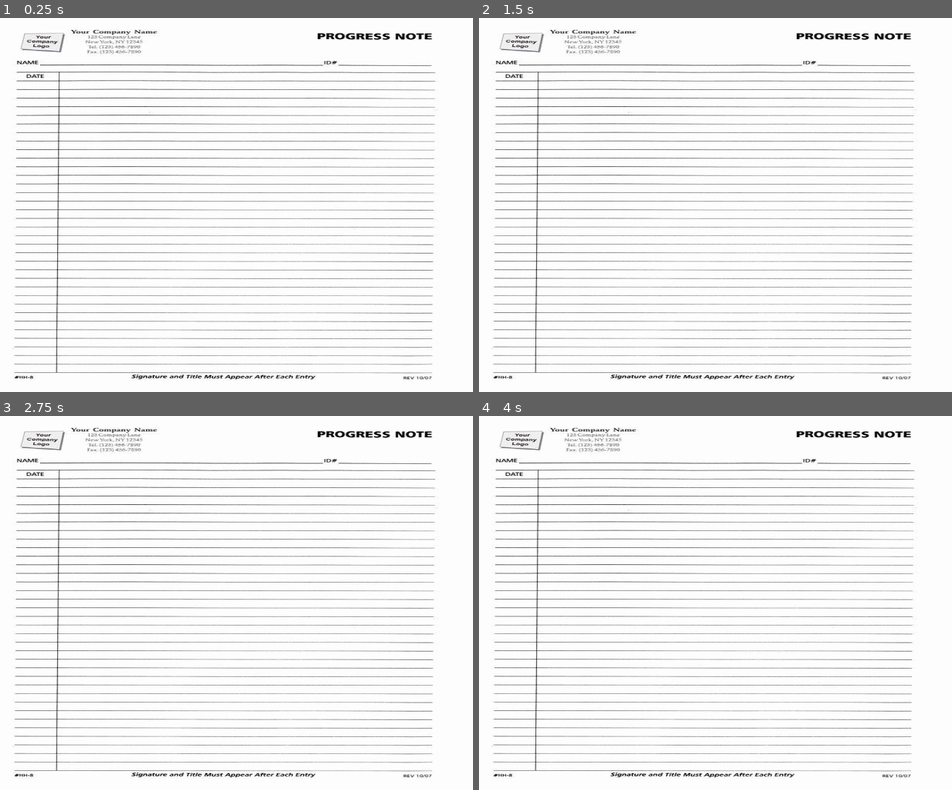
Above: before the commit, frames 1-4 (two rows, left to right).
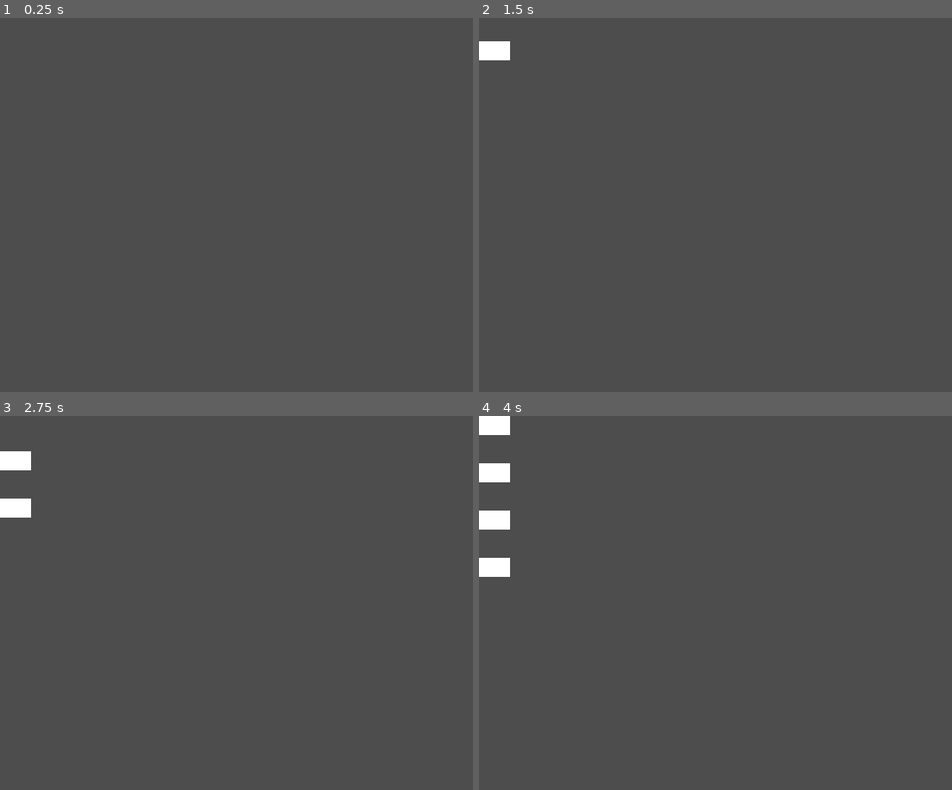
Above: after the commit, the same moments.

Repository: copo12d/Juego-urbe
Game: Godot game, scene res://nivel.tscn
Two runs of this game, one before a commit and one after it. Both use one fixed random seed, a clock stepped at 60 frames per second and the inputs below.
Inputs:
- Up to frame 1 (0.25 s): no input
- Up to frame 2 (1.5 s): tap Enter at 0.5 s
- Up to frame 3 (2.75 s): no input
- Up to frame 4 (4 s): no input

The runs differ from the first frame. In frame 1, 100% of the frame differs, in the area x 0-100%, y 0-100%; in frame 2, 99%; in frame 3, 99%; in frame 4, 98%.

Commit message:
actualizacion mecanicas y spawn
tiene un bug, hay que investigar porque se spawnea en el mismo lugar siempre

Diff:
--- a/math-type/Camera2D.gd
+++ b/math-type/Camera2D.gd
@@ -1,4 +1,6 @@
 extends Node2D
+@onready var spawner_component: SpawnerComponent = $SpawnerComponent
+@onready var marker_2d: Marker2D = $Marker2D
 
 func _ready():
 	var sprite = $Sprite2D  # Asegúrate de que este nombre coincide con el nombre de tu nodo Sprite
@@ -15,3 +17,10 @@
 	# Hacer que la cámara siga al Sprite y establecerla como la actual
 	camera.make_current()
 	camera.position = sprite.position
+
+
+func _on_timer_timeout() -> void:
+	var posicion = Vector2(200.0,1)
+	print(posicion)
+	spawner_component.spawn(posicion)
+	pass # Replace with function body.
--- /dev/null
+++ b/math-type/components/move_component.gd
@@ -0,0 +1,14 @@
+class_name MoveComponent
+extends Node2D
+@export var Actor: Node2D
+@export var Velocity: Vector2
+
+# Called when the node enters the scene tree for the first time.
+func _ready() -> void:
+	pass # Replace with function body.
+
+
+# Called every frame. 'delta' is the elapsed time since the previous frame.
+func _process(delta: float) -> void:
+	Actor.translate(Velocity * delta)
+	pass
--- /dev/null
+++ b/math-type/components/spawner_component.gd
@@ -0,0 +1,18 @@
+class_name SpawnerComponent
+extends Node2D
+
+@export var Scene: PackedScene
+# Called when the node enters the scene tree for the first time.
+func _ready() -> void:
+	pass # Replace with function body.
+
+
+# Called every frame. 'delta' is the elapsed time since the previous frame.
+func _process(delta: float) -> void:
+	pass
+
+func spawn(global_position: Vector2, father = get_tree().current_scene):
+	var mob = Scene.instantiate()
+	father.add_child(mob)
+
+	pass
--- /dev/null
+++ b/math-type/enemigo.tscn
@@ -0,0 +1,17 @@
+[gd_scene load_steps=3 format=3 uid="uid://bchmynv3yrnqk"]
+
+[ext_resource type="Script" path="res://components/move_component.gd" id="1_nrh7u"]
+
+[sub_resource type="CanvasTexture" id="CanvasTexture_5pr56"]
+
+[node name="Enemigo" type="Node2D"]
+
+[node name="MoveComponent" type="Node2D" parent="." node_paths=PackedStringArray("Actor")]
+script = ExtResource("1_nrh7u")
+Actor = NodePath("..")
+Velocity = Vector2(0, 100)
+
+[node name="TextureRect" type="TextureRect" parent="."]
+offset_right = 40.0
+offset_bottom = 40.0
+texture = SubResource("CanvasTexture_5pr56")
--- a/math-type/nivel.tscn
+++ b/math-type/nivel.tscn
@@ -1,14 +1,31 @@
-[gd_scene load_steps=3 format=3 uid="uid://b352dywon5iy0"]
+[gd_scene load_steps=5 format=3 uid="uid://b352dywon5iy0"]
 
 [ext_resource type="Script" path="res://Camera2D.gd" id="1_n3ox0"]
 [ext_resource type="Texture2D" uid="uid://b8n2eehvr4uq7" path="res://img/examen.jpg" id="1_sdtvu"]
+[ext_resource type="Script" path="res://components/spawner_component.gd" id="3_awejt"]
+[ext_resource type="PackedScene" uid="uid://bchmynv3yrnqk" path="res://enemigo.tscn" id="4_jptk8"]
 
 [node name="Nivel" type="Node2D"]
 script = ExtResource("1_n3ox0")
 
 [node name="Sprite2D" type="Sprite2D" parent="."]
+visible = false
 texture = ExtResource("1_sdtvu")
 centered = false
 
 [node name="Camera2D" type="Camera2D" parent="Sprite2D"]
 anchor_mode = 0
+
+[node name="CanvasLayer" type="CanvasLayer" parent="."]
+
+[node name="SpawnerComponent" type="Node2D" parent="."]
+script = ExtResource("3_awejt")
+Scene = ExtResource("4_jptk8")
+
+[node name="Marker2D" type="Marker2D" parent="."]
+position = Vector2(71, 72)
+
+[node name="Timer" type="Timer" parent="."]
+autostart = true
+
+[connection signal="timeout" from="Timer" to="." method="_on_timer_timeout"]
--- /dev/null
+++ b/math-type/script/exercises.gd
@@ -0,0 +1,37 @@
+extends Node
+
+func suma_aleatoria():
+	randomize()
+	var numero1 = randi() % 100 +1 # Genera un número aleatorio entre 1 y 99
+	var numero2 = randi() % 100 +1 # Genera otro número aleatorio entre 1 y 99
+	var suma = numero1 + numero2
+	return [numero1, numero2, suma]
+
+func resta_aleatoria():
+	randomize()
+	var numero1 = randi() % 100 +1 # Genera un número aleatorio entre 1 y 99
+	var numero2 = randi() % 100 +1 # Genera otro número aleatorio entre 1 y 99
+	var suma = numero1 - numero2
+	return [numero1, numero2, suma]
+
+func division_aleatoria():
+	randomize()
+	var numero1 = randi() % 100 + 1 # Genera un número aleatorio entre 1 y 99
+	var numero2 = randi() % 100 + 1 # Genera otro número aleatorio entre 1 y 99
+	var suma = float(numero1) / float(numero2) # Convierte los números a flotantes
+	return [numero1, numero2, suma]
+
+
+func multiplicacion_aleatoria():
+	randomize()
+	var numero1 = randi() % 100 +1 # Genera un número aleatorio entre 1 y 99
+	var numero2 = randi() % 100 +1 # Genera otro número aleatorio entre 1 y 99
+	var suma = numero1 * numero2
+	return [numero1, numero2, suma]
+
+
+func _ready():
+	print(suma_aleatoria())
+	print(resta_aleatoria())
+	print(multiplicacion_aleatoria())
+	print(division_aleatoria())
